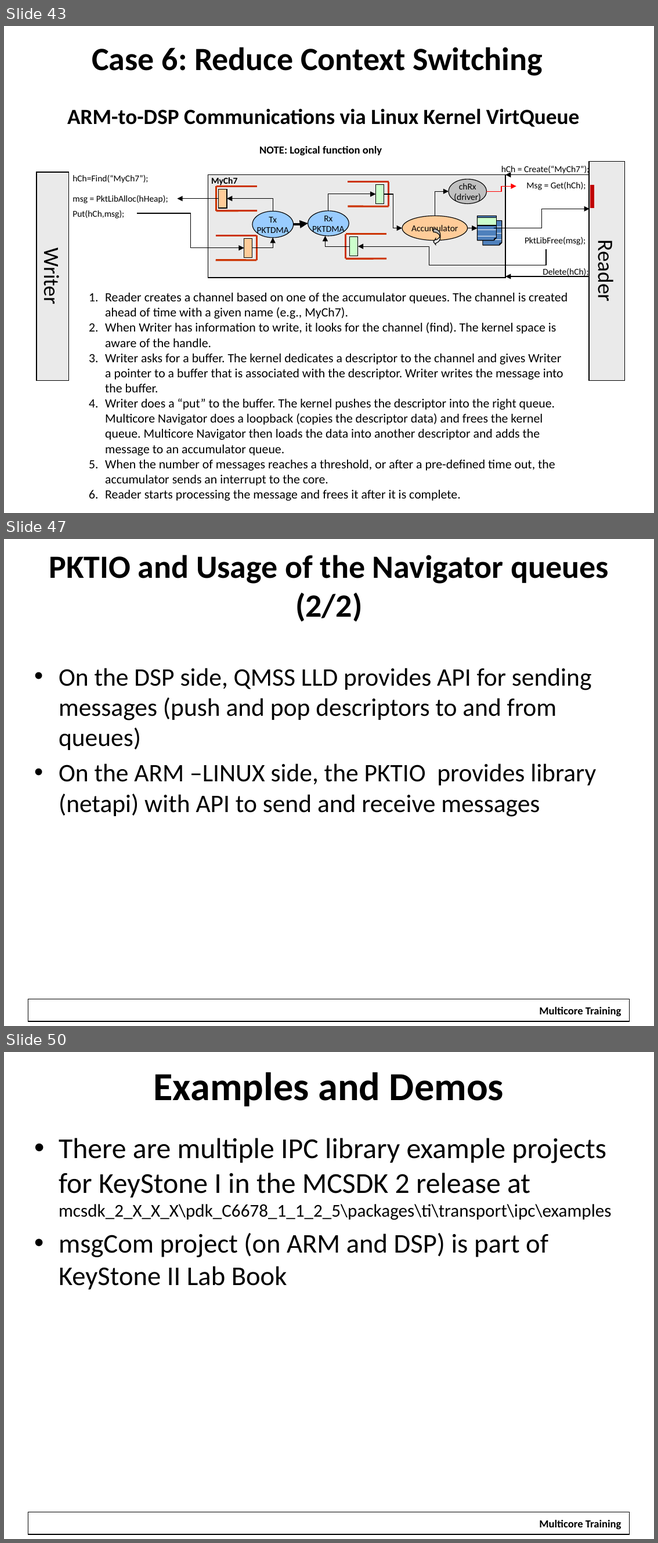
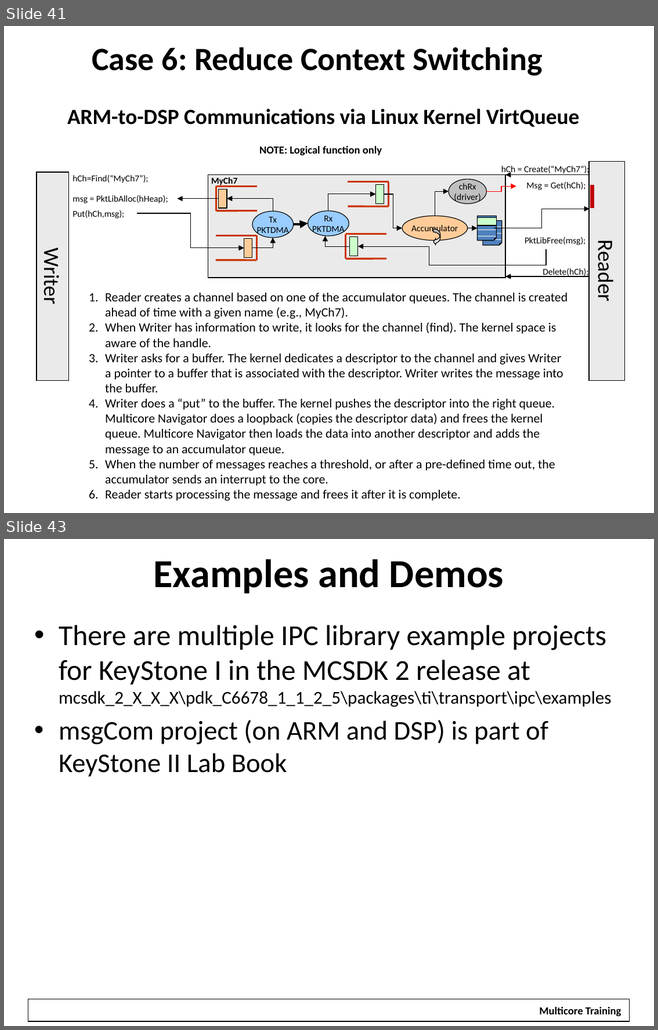
Before and after one commit to hari1989/keystone-workshop, a slide deck: preliminary/Working/presentations/KeyStoneII_ IPC.pptx. Shown one above the other, each under a label of ours: slides 43, 47 and 50 before the commit, slides 41 and 43 after it; the slides between them are not shown. The pictures are 658x1543 and 658x1030 pixels, drawn with LibreOffice and Linux fonts; fonts in the diff are those of the drawing; background and template pictures are left out. Boxes give left, top, right and bottom in pixels: in the first picture for what was removed or moved away, otherwise in the second. Text is boxed around its words. In the diff, an @@ line names an element or a change of style, - is before the commit and + after.

```diff
--- a/preliminary/Working/presentations/KeyStoneII_ IPC.pptx
+++ b/preliminary/Working/presentations/KeyStoneII_ IPC.pptx
@@ slide 47 removed at bbox=[4, 539, 654, 1026], background #FFFFFF; not listed: 2 template elements that a slide beside it also shows @@
@@ title removed at bbox=[49, 555, 608, 622] @@
-PKTIO and Usage of the Navigator queues (2/2)
@@ text removed at bbox=[59, 668, 596, 817] @@
-• On the DSP side, QMSS LLD provides API for sending messages (push and pop descriptors to and from queues)
-• On the ARM –LINUX side, the PKTIO provides library (netapi) with API to send and receive messages
@@ what was slide 43 is now slide 41 @@
@@ what was slide 50 is now slide 43 @@
```
Also in this commit, not shown: 16 slides changed, 6 other slides removed.
